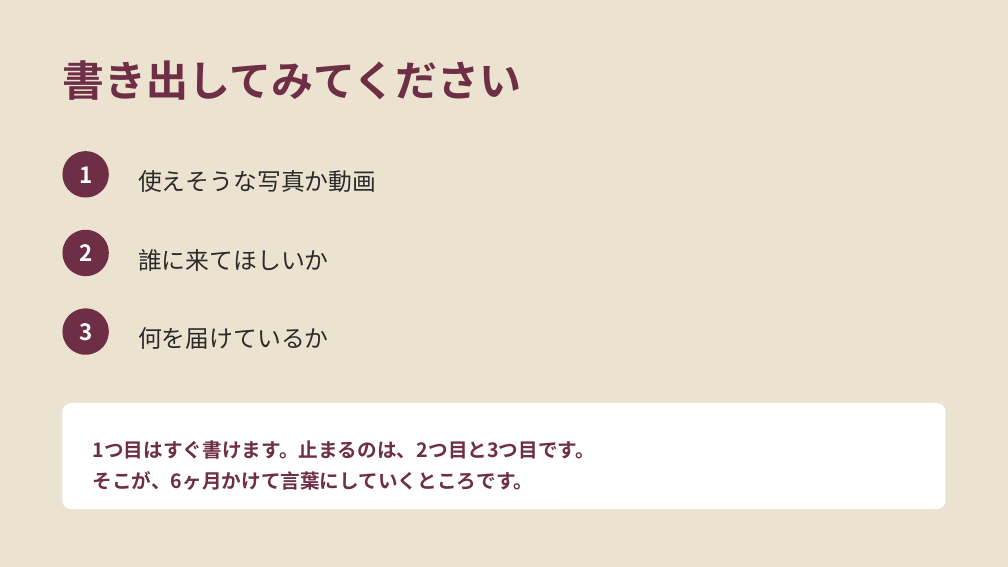
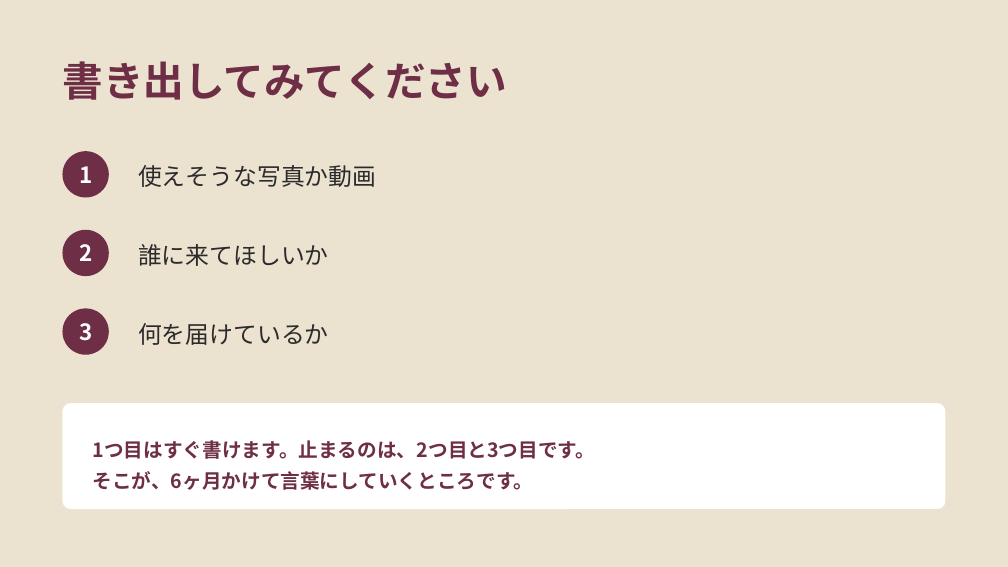
Before and after one commit to fashio17/potential-lamp, a slide deck: slide 13 of 運用/スライド/説明会_20260916.pptx. Drawn at 1008x567 pixels with LibreOffice and Linux fonts; fonts in the diff are those of the drawing. Boxes give left, top, right and bottom in pixels: in the first picture for what was removed or moved away, otherwise in the second. Text is boxed around its words. In the diff, an @@ line names an element or a change of style, - is before the commit and + after.

```diff
--- a/運用/スライド/説明会_20260916.pptx
+++ b/運用/スライド/説明会_20260916.pptx
@@ text "書き出してみてください" at (62,61,506,100): size 30 to 29 pt @@
@@ line spacing 24pt to 1 in 3 elements at (138,165,376,187), (138,244,329,266), (138,323,329,345) @@
```
Also in this commit, not shown: 22 other slides changed, 2 slides added, 10 other files.
